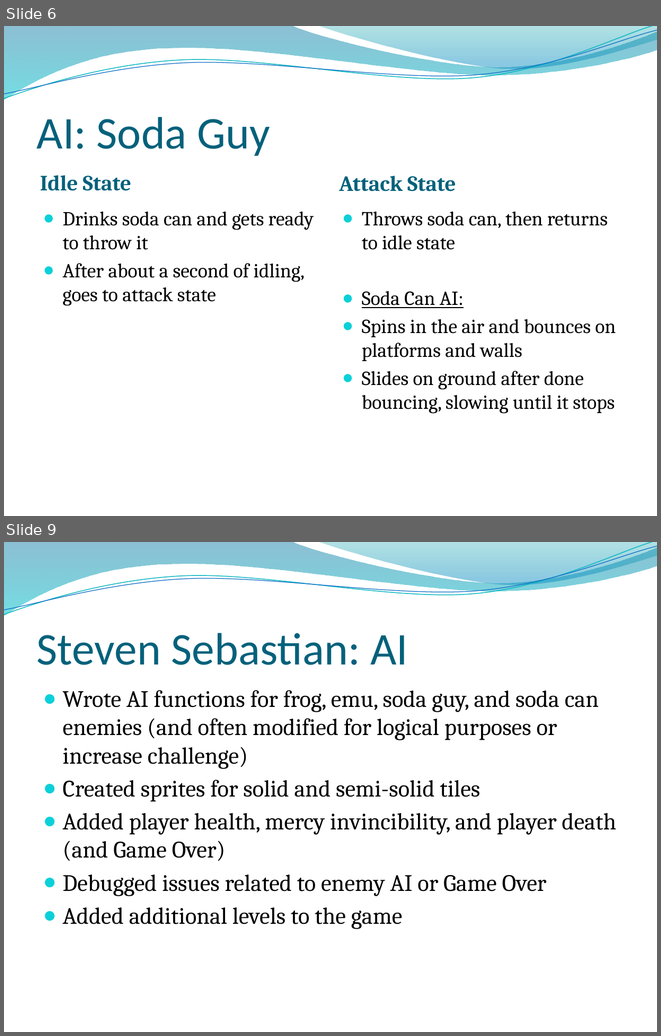
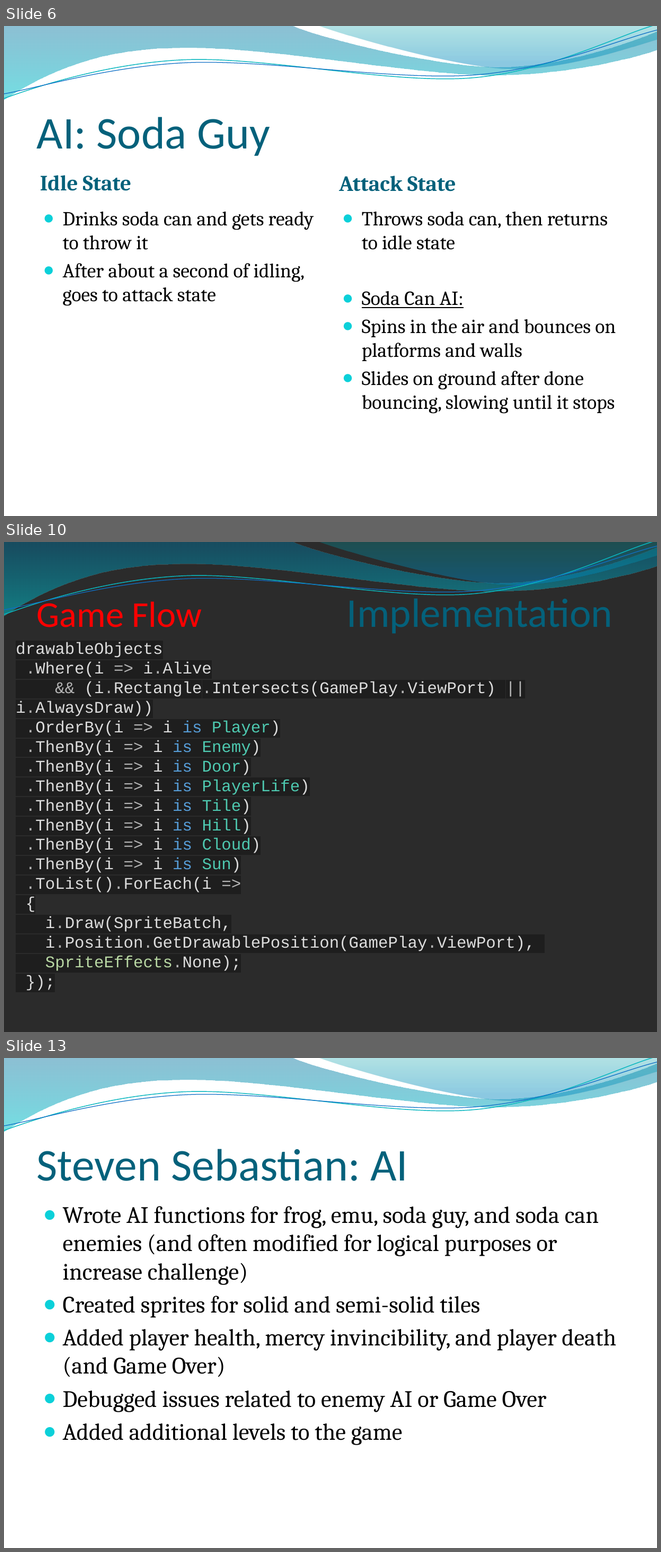
Before and after one commit to josiah1888/game-dev, a slide deck: class-documents/JumpDeath.pptx. Shown one above the other, each under a label of ours: slides 6 and 9 before the commit, slides 6, 10 and 13 after it; the slides between them are not shown. The pictures are 661x1036 and 661x1552 pixels, drawn with LibreOffice and Linux fonts; fonts in the diff are those of the drawing; background and template pictures are left out; a plain dark background stands for a picture behind light text. Boxes give left, top, right and bottom in pixels: in the first picture for what was removed or moved away, otherwise in the second. Text is boxed around its words. In the diff, an @@ line names an element or a change of style, - is before the commit and + after.

```diff
--- a/class-documents/JumpDeath.pptx
+++ b/class-documents/JumpDeath.pptx
@@ slide 10 added at [4, 542, 657, 1032], background picture (left out); not listed: 4 template elements that a slide beside it also shows @@
@@ title added at [37, 597, 202, 627], 40 pt, text #FF0000 @@
+Game Flow
@@ text added at [347, 593, 613, 633], 45 pt, text #04617B @@
+Implementation
@@ text added at [16, 642, 535, 971], 18 pt, text #DCDCDC @@
+drawableObjects
+.Where(i => i.Alive
+&& (i.Rectangle.Intersects(GamePlay.ViewPort) || i.AlwaysDraw))
+.OrderBy(i => i is Player)
+.ThenBy(i => i is Enemy)
+.ThenBy(i => i is Door)
+.ThenBy(i => i is PlayerLife)
+.ThenBy(i => i is Tile)
+.ThenBy(i => i is Hill)
+.ThenBy(i => i is Cloud)
+.ThenBy(i => i is Sun)
+.ToList().ForEach(i =>
+{
+i.Draw(SpriteBatch,
+i.Position.GetDrawablePosition(GamePlay.ViewPort),
+SpriteEffects.None);
+});
@@ what was slide 9 is now slide 13 @@
```
Also in this commit, not shown: 3 slides changed, 3 other slides added, 2 other files.
